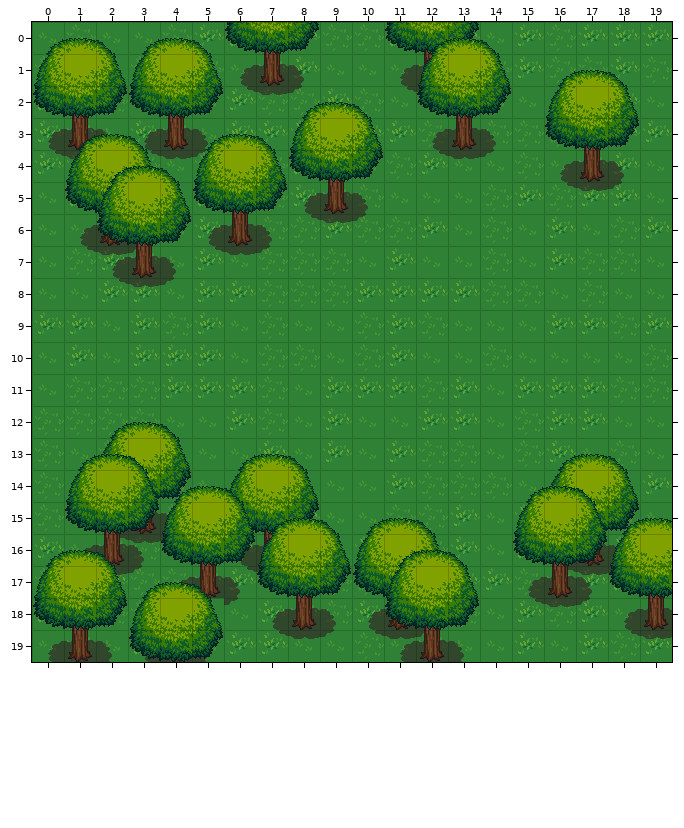
Tiled map: maps/meadow.tmx. Above, as it was before the edit.
Cells are 32x32 px. Shown: x 0..19, y 0..19.
Once edited:
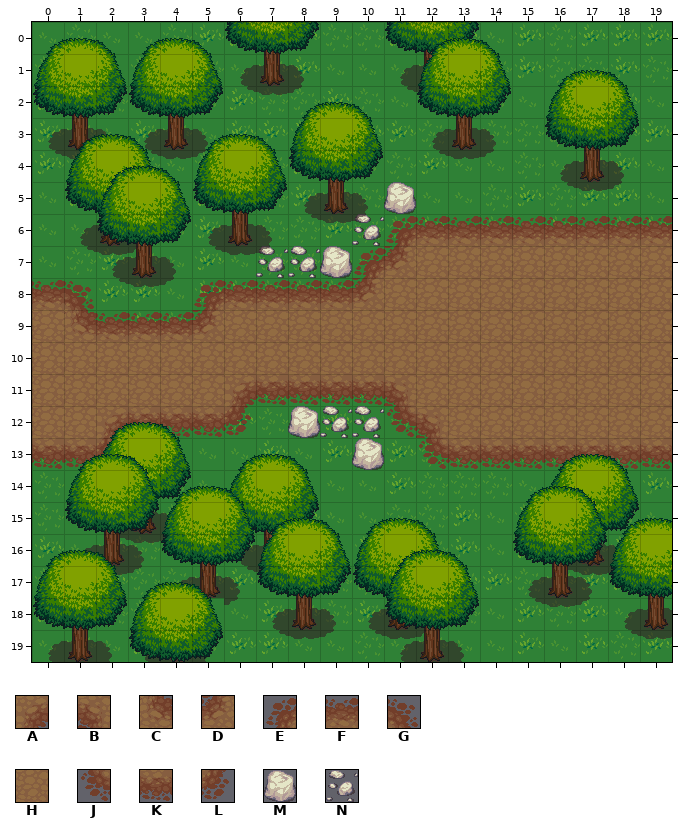
Key: from "dirt2": A 1, B 2, C 4, D 5, E 6, F 7, G 8, H 10, J 12, K 13, L 14; from "rock": M 0, N 1.
_ is an empty cell.
Tiles of an added or newly shown layer are drawn over the layers below it.
Difference:
Layer "road" (added):
y 5: x 11 _ -> M
y 6: x 10..19 __________ -> NEFFFFFFFF
y 7: x 7..19 _____________ -> NNMEDHHHHHHHH
y 8: x 0..1 __ -> FG; x 5..19 _______________ -> EFFFFDHHHHHHHHH
y 9: x 0..19 ____________________ -> HCFFFDHHHHHHHHHHHHHH
y 10: x 0..19 ____________________ -> HHHHHHHHHHHHHHHHHHHH
y 11: x 0..19 ____________________ -> HHHHHHAKKKKBHHHHHHHH
y 12: x 0..6 _______ -> HHAKKKL; x 8..19 ____________ -> MNNJBHHHHHHH
y 13: x 0..2 ___ -> KKL; x 10 _ -> M; x 12..19 ________ -> JKKKKKKK
Where, in picture pixels (left, top, right, bottom), the same in both pictures:
added: (32, 182, 672, 470)
